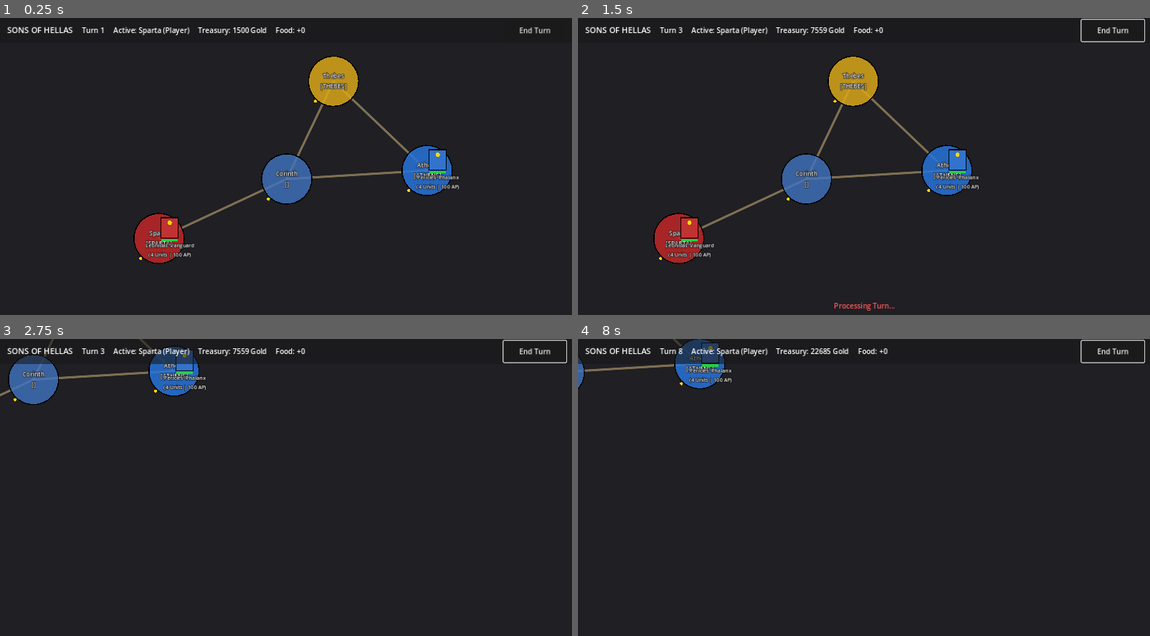
Above: before the commit, frames 1-4 (two rows, left to right).
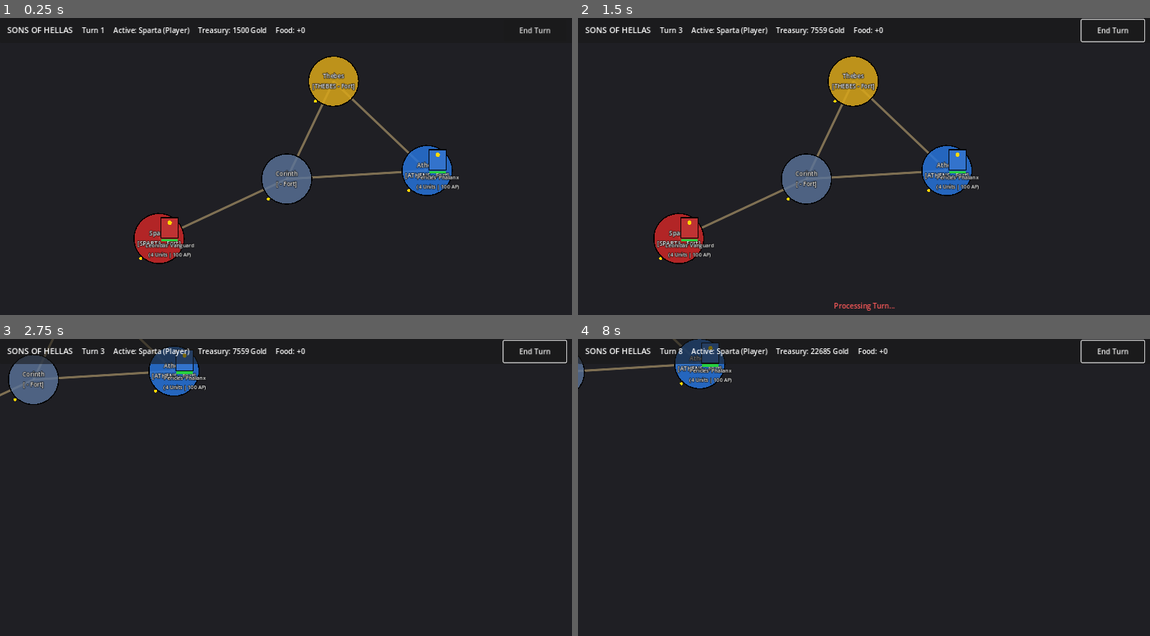
Above: after the commit, the same moments.

Repository: DimitrisMilios/SonsOfHellas
Game: Godot game, scene res://scenes/MainCampaign.tscn
Same seed, same stepped clock (60 frames per second), same inputs: the game is played once before the commit and once after it.
Inputs (mouse positions are in pixels of both pictures, inside the frame that each line leads up to):
- Up to frame 1 (0.25 s): no input
- Up to frame 2 (1.5 s): click "End Turn" at 0.5 s; tap Enter at 1.25 s; move the mouse to (989, 163) at 1.27 s; hold D from 1.28 s (still down); click (989, 163) at 1.42 s
- Up to frame 3 (2.75 s): release D at 2 s; drag from (171, 517) to (131, 401) at 2.02 s
- Up to frame 4 (8 s): move the mouse to (921, 428) at 2.77 s; hold D 2.78-3.5 s; drag from (835, 564) to (692, 451) at 3.52 s; tap Space at 4.25, 5.75, 7.25 s; move the mouse to (1035, 546) at 4.27 s; hold A 4.28-5 s; tap Enter at 5, 6.5 s; drag from (692, 451) to (778, 419) at 5.02 s; move the mouse to (892, 499) at 5.77 s; hold S 5.78-6.5 s; click (892, 499) at 5.92 s; drag from (778, 419) to (749, 517) at 6.52 s; move the mouse to (989, 484) at 7.27 s; hold W from 7.28 s (still down)

The runs differ from the first frame. In frame 1, 1.4% of the frame differs, in the area x 23-79%, y 21-78%; in frame 2, 1.4%; in frame 3, 1.0%; in frame 4, 0.2%.
Error in both runs: Invalid call. Nonexistent function 'get_total_combat_value' in base 'Resource (ArmyData)'. (res://scripts/core/CampaignAIDecisionEngine.gd:186)

Commit message:
feat(world): enhance ProvinceNode with settlement tier badge, unrest alert indicator, and tests

Diff:
--- a/scripts/world/ProvinceNode.gd
+++ b/scripts/world/ProvinceNode.gd
@@ -3,7 +3,25 @@
 
 const BASE_RADIUS: float = 56.0
 
+const TIER_NAMES: Dictionary = {
+	1: "Fort",
+	2: "Town",
+	3: "City",
+	4: "Metropolis",
+	5: "Citadel"
+}
+
 @export var province_id: String = ""
+@export var province_data: ProvinceData = null:
+	set(value):
+		province_data = value
+		if value == null:
+			view_model = null
+			queue_redraw()
+		else:
+			var vm: ProvinceViewModel = ProvinceViewModel.from_province_data(value)
+			update_view(vm)
+
 var view_model: ProvinceViewModel = null
 
 var collision_shape: CollisionShape2D = null
@@ -42,8 +60,48 @@
 		province_id = vm.province_id
 		position = vm.map_position
 		if label != null:
-			label.text = "%s\n[%s]" % [vm.province_name, vm.owner_faction_id.to_upper()]
+			label.text = "%s\n[%s - %s]" % [vm.province_name, vm.owner_faction_id.to_upper(), get_settlement_tier_name()]
 	queue_redraw()
+
+## Binds raw ProvinceData domain model directly to node visuals.
+func set_province_data(data: ProvinceData) -> void:
+	self.province_data = data
+
+func get_settlement_tier() -> int:
+	if view_model != null:
+		return view_model.settlement_tier
+	if province_data != null:
+		return province_data.settlement_level
+	return 1
+
+func get_settlement_tier_name() -> String:
+	return TIER_NAMES.get(get_settlement_tier(), "Fort")
+
+func has_unrest_alert() -> bool:
+	if view_model != null:
+		return view_model.unrest_pressure > 0 or view_model.consecutive_unrest_turns > 0 or view_model.public_order < 0.0
+	if province_data != null:
+		return province_data.unrest_pressure > 0 or province_data.consecutive_unrest_turns > 0 or province_data.public_order < 0.0
+	return false
+
+func get_faction_color() -> Color:
+	var fid: String = ""
+	if view_model != null:
+		fid = view_model.owner_faction_id.to_lower()
+	elif province_data != null:
+		fid = province_data.owner_faction_id.to_lower()
+
+	match fid:
+		"sparta":
+			return Color(0.80, 0.15, 0.15, 0.85)
+		"athens":
+			return Color(0.15, 0.45, 0.85, 0.85)
+		"thebes":
+			return Color(0.85, 0.65, 0.10, 0.85)
+		"faction_rebels":
+			return Color(0.35, 0.35, 0.35, 0.85)
+		_:
+			return Color(0.35, 0.45, 0.60, 0.80)
 
 ## Recomputes touch hit-target radius on camera zoom change.
 func set_zoom(zoom_x: float) -> void:
@@ -67,21 +125,10 @@
 		circle.radius = effective_touch_radius
 
 func _draw() -> void:
-	var tier: int = view_model.settlement_tier if view_model != null else 1
-	var owner_fid: String = view_model.owner_faction_id if view_model != null else ""
-	var unrest_p: int = view_model.unrest_pressure if view_model != null else 0
+	var tier: int = get_settlement_tier()
+	var fill_color: Color = get_faction_color()
+	var radius: float = BASE_RADIUS + float(tier * 3.0)
 
-	var fill_color: Color = Color(0.25, 0.45, 0.75, 0.8) # Neutral / default
-	if owner_fid == "sparta":
-		fill_color = Color(0.75, 0.15, 0.15, 0.85)
-	elif owner_fid == "athens":
-		fill_color = Color(0.15, 0.45, 0.85, 0.85)
-	elif owner_fid == "thebes":
-		fill_color = Color(0.85, 0.65, 0.10, 0.85)
-	elif owner_fid == "faction_rebels":
-		fill_color = Color(0.35, 0.35, 0.35, 0.85)
-
-	var radius: float = BASE_RADIUS + float(tier * 3.0)
 	draw_circle(Vector2.ZERO, radius, fill_color)
 
 	# Selection / hover outline
@@ -89,12 +136,16 @@
 	var border_width: float = 4.0 if (is_selected or is_hovered) else 2.5
 	draw_arc(Vector2.ZERO, radius, 0.0, TAU, 32, border_color, border_width)
 
-	# Unrest warning indicator ring if unrest_pressure > 0
-	if unrest_p > 0:
-		var alert_color: Color = Color.ORANGE_RED if unrest_p >= 2 else Color.ORANGE
-		draw_arc(Vector2.ZERO, radius + 5.0, 0.0, TAU, 32, alert_color, 3.0)
+	# Unrest warning indicator ring and badge if has_unrest_alert()
+	if has_unrest_alert():
+		var alert_color: Color = Color.RED
+		draw_arc(Vector2.ZERO, radius + 6.0, 0.0, TAU, 32, alert_color, 3.5)
+		# Red alert badge in top-right corner
+		var badge_pos: Vector2 = Vector2(radius * 0.70, -radius * 0.70)
+		draw_circle(badge_pos, 8.0, Color.RED)
+		draw_circle(badge_pos, 4.0, Color.WHITE)
 
-	# Settlement tier pips
+	# Settlement tier pips along bottom
 	for i in range(tier):
 		var pip_x: float = -radius + 16.0 + (float(i) * 12.0)
 		draw_circle(Vector2(pip_x, radius - 12.0), 3.5, Color.GOLD)
--- /dev/null
+++ b/tests/test_province_node.gd
@@ -0,0 +1,123 @@
+class_name TestProvinceNode
+extends RefCounted
+
+static func run_all_tests() -> Array[String]:
+	var failures: Array[String] = []
+	test_touch_target_dimensions(failures)
+	test_province_data_binding(failures)
+	test_unrest_indicator_visibility(failures)
+	test_settlement_tier_levels(failures)
+	test_faction_border_color(failures)
+	return failures
+
+static func _assert(condition: bool, msg: String, failures: Array[String]) -> void:
+	if not condition:
+		failures.append(msg)
+
+static func test_touch_target_dimensions(failures: Array[String]) -> void:
+	var scene: PackedScene = load("res://scenes/ProvinceNode.tscn")
+	_assert(scene != null, "ProvinceNode.tscn must be loadable", failures)
+	if scene == null:
+		return
+
+	var node: ProvinceNode = scene.instantiate() as ProvinceNode
+	node._ready()
+
+	_assert(node.collision_shape != null, "CollisionShape2D must be present", failures)
+	if node.collision_shape != null and node.collision_shape.shape is CircleShape2D:
+		var circle: CircleShape2D = node.collision_shape.shape as CircleShape2D
+		var diameter: float = circle.radius * 2.0
+		_assert(diameter >= 44.0,
+			"CollisionShape2D touch target diameter must be >= 44px, got: %f" % diameter, failures)
+	else:
+		failures.append("CollisionShape2D shape must be a CircleShape2D")
+
+	node.free()
+
+static func test_province_data_binding(failures: Array[String]) -> void:
+	var node: ProvinceNode = ProvinceNode.new()
+	node._ready()
+
+	var prov: ProvinceData = ProvinceData.new()
+	prov.province_id = "prov_corinth"
+	prov.province_name = "Corinth"
+	prov.owner_faction_id = "athens"
+	prov.settlement_level = 3
+	prov.public_order = 45.0
+	prov.map_position = Vector2(250, 180)
+
+	node.set_province_data(prov)
+
+	_assert(node.province_id == "prov_corinth", "Province ID must match", failures)
+	_assert(node.position == Vector2(250, 180), "Node position must match map position", failures)
+	_assert(node.get_settlement_tier() == 3, "Settlement tier must be 3", failures)
+	_assert(node.get_settlement_tier_name() == "City", "Settlement level 3 name must be 'City', got: " + node.get_settlement_tier_name(), failures)
+	_assert(node.label != null and node.label.text.contains("Corinth"), "Label must contain province name", failures)
+
+	node.free()
+
+static func test_unrest_indicator_visibility(failures: Array[String]) -> void:
+	var node: ProvinceNode = ProvinceNode.new()
+	node._ready()
+
+	var prov: ProvinceData = ProvinceData.new()
+	prov.province_id = "prov_sparta"
+	prov.public_order = 50.0
+	prov.consecutive_unrest_turns = 0
+	prov.unrest_pressure = 0
+
+	node.set_province_data(prov)
+	_assert(not node.has_unrest_alert(), "Unrest alert must be false when PO > 0 and unrest turns == 0", failures)
+
+	# Negative public order triggers unrest alert
+	prov.public_order = -10.0
+	node.set_province_data(prov)
+	_assert(node.has_unrest_alert(), "Unrest alert must be true when public order < 0", failures)
+
+	# Consecutive unrest turns triggers unrest alert even if PO just recovered
+	prov.public_order = 5.0
+	prov.consecutive_unrest_turns = 1
+	node.set_province_data(prov)
+	_assert(node.has_unrest_alert(), "Unrest alert must be true when consecutive_unrest_turns > 0", failures)
+
+	node.free()
+
+static func test_settlement_tier_levels(failures: Array[String]) -> void:
+	var node: ProvinceNode = ProvinceNode.new()
+	node._ready()
+
+	var prov: ProvinceData = ProvinceData.new()
+	var expected_names: Dictionary = {
+		1: "Fort",
+		2: "Town",
+		3: "City",
+		4: "Metropolis",
+		5: "Citadel"
+	}
+
+	for lvl: int in range(1, 6):
+		prov.settlement_level = lvl
+		node.set_province_data(prov)
+		var actual: String = node.get_settlement_tier_name()
+		_assert(actual == expected_names[lvl],
+			"Settlement level %d should be '%s', got '%s'" % [lvl, expected_names[lvl], actual], failures)
+
+	node.free()
+
+static func test_faction_border_color(failures: Array[String]) -> void:
+	var node: ProvinceNode = ProvinceNode.new()
+	node._ready()
+
+	var prov_sparta: ProvinceData = ProvinceData.new()
+	prov_sparta.owner_faction_id = "sparta"
+	node.set_province_data(prov_sparta)
+	var sparta_col: Color = node.get_faction_color()
+	_assert(sparta_col.r > sparta_col.b, "Sparta faction color should be red-dominant", failures)
+
+	var prov_athens: ProvinceData = ProvinceData.new()
+	prov_athens.owner_faction_id = "athens"
+	node.set_province_data(prov_athens)
+	var athens_col: Color = node.get_faction_color()
+	_assert(athens_col.b > athens_col.r, "Athens faction color should be blue-dominant", failures)
+
+	node.free()
--- a/tests/test_runner.gd
+++ b/tests/test_runner.gd
@@ -235,6 +235,16 @@
 		for f: String in sb_failures:
 			print("     * " + f)
 
+	print("[RUNNING] TestProvinceNode...")
+	var pn_failures: Array[String] = TestProvinceNode.run_all_tests()
+	if pn_failures.is_empty():
+		print("  -> PASSED: TestProvinceNode")
+	else:
+		total_failures += pn_failures.size()
+		print("  -> FAILED: TestProvinceNode (%d errors)" % pn_failures.size())
+		for f: String in pn_failures:
+			print("     * " + f)
+
 	print("\n------------------------------------------")
 	if total_failures == 0:
 		print("ALL TESTS PASSED!")
Not shown, added: tests/test_province_node.gd.uid
